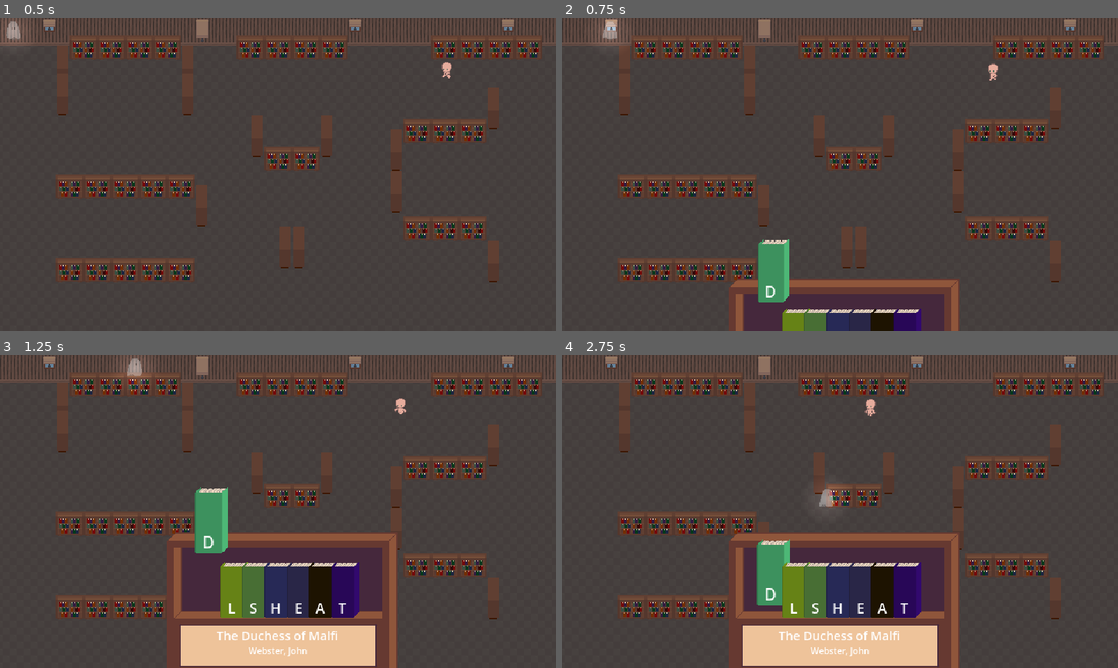
Above: before the commit, frames 1-4 (two rows, left to right).
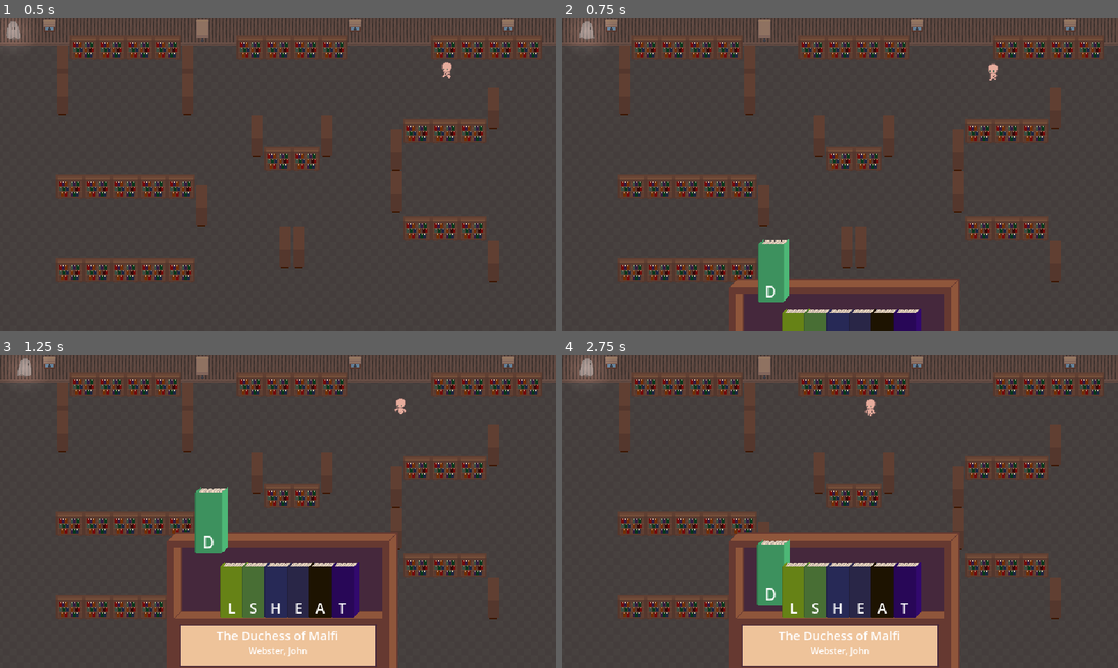
Above: after the commit, the same moments.

Repository: Akarui/GhostGame
Game: Godot game, scene res://scenes/root.tscn
The game is run twice, just before and just after one commit, with the same random seed, the same clock (stepped at 60 frames per second) and the same inputs. The engine's default icon, where the game draws it, is replaced by a stand-in: a white triangle on a blue panel in a dark square.
Inputs:
- Up to frame 1 (0.5 s): no input
- Up to frame 2 (0.75 s): tap Enter (select_book) at 0.5 s; hold D (move_right) from 0.53 s (still down); tap Space (open_shelf) at 0.6 s
- Up to frame 3 (1.25 s): keep holding D (move_right)
- Up to frame 4 (2.75 s): release D (move_right) at 1.28 s; hold S (move_down) 1.28-2.03 s; tap Space (open_shelf) at 1.35, 2.3 s; hold D (move_right) from 2.03 s (still down); tap Enter (select_book) at 2.1 s

Frame 1 is identical in both runs. In frame 2, 0.3% of the frame differs, in the area x 2-11%, y 0-9%; in frame 3, 0.4%, in the area x 2-27%, y 0-10%; in frame 4, 0.4%.

Commit message:
Add can move
Changes to scene load
Minor cleanup

Diff:
--- a/init_node.tscn
+++ /dev/null
@@ -1,192 +0,0 @@
-[gd_scene load_steps=28 format=3 uid="uid://bakbea0dyfdu7"]
-
-[ext_resource type="Texture2D" uid="uid://u7qhlb2a3lvd" path="res://art/character_assets/char_walk_idle_ghost.png" id="2_6tqt6"]
-[ext_resource type="Texture2D" uid="uid://dl4y6ufiao5ox" path="res://art/character_assets/char_walk_down_ghost-Sheet.png" id="3_lvpaa"]
-[ext_resource type="Texture2D" uid="uid://hf2k3um1rkw4" path="res://art/character_assets/char_walk_left_ghost-Sheet.png" id="4_vukj6"]
-[ext_resource type="Texture2D" uid="uid://ur8bypw8u5oo" path="res://art/character_assets/char_walk_right_ghost-Sheet.png" id="5_wdf3t"]
-[ext_resource type="Texture2D" uid="uid://cf0ljitpj0th7" path="res://art/character_assets/char_walk_up_ghost-Sheet.png" id="6_e0axb"]
-
-[sub_resource type="AtlasTexture" id="AtlasTexture_4pjj3"]
-atlas = ExtResource("2_6tqt6")
-region = Rect2(0, 0, 100, 100)
-
-[sub_resource type="AtlasTexture" id="AtlasTexture_y70ec"]
-atlas = ExtResource("2_6tqt6")
-region = Rect2(100, 0, 100, 100)
-
-[sub_resource type="AtlasTexture" id="AtlasTexture_rhlsu"]
-atlas = ExtResource("2_6tqt6")
-region = Rect2(200, 0, 100, 100)
-
-[sub_resource type="AtlasTexture" id="AtlasTexture_8e1g6"]
-atlas = ExtResource("2_6tqt6")
-region = Rect2(300, 0, 100, 100)
-
-[sub_resource type="AtlasTexture" id="AtlasTexture_x4qxw"]
-atlas = ExtResource("3_lvpaa")
-region = Rect2(0, 0, 100, 100)
-
-[sub_resource type="AtlasTexture" id="AtlasTexture_2rbf8"]
-atlas = ExtResource("3_lvpaa")
-region = Rect2(100, 0, 100, 100)
-
-[sub_resource type="AtlasTexture" id="AtlasTexture_3m4p6"]
-atlas = ExtResource("3_lvpaa")
-region = Rect2(200, 0, 100, 100)
-
-[sub_resource type="AtlasTexture" id="AtlasTexture_w38hw"]
-atlas = ExtResource("3_lvpaa")
-region = Rect2(300, 0, 100, 100)
-
-[sub_resource type="AtlasTexture" id="AtlasTexture_ivyxo"]
-atlas = ExtResource("4_vukj6")
-region = Rect2(0, 0, 100, 100)
-
-[sub_resource type="AtlasTexture" id="AtlasTexture_w371s"]
-atlas = ExtResource("4_vukj6")
-region = Rect2(100, 0, 100, 100)
-
-[sub_resource type="AtlasTexture" id="AtlasTexture_nf8o8"]
-atlas = ExtResource("4_vukj6")
-region = Rect2(200, 0, 100, 100)
-
-[sub_resource type="AtlasTexture" id="AtlasTexture_uef4q"]
-atlas = ExtResource("4_vukj6")
-region = Rect2(300, 0, 100, 100)
-
-[sub_resource type="AtlasTexture" id="AtlasTexture_1nw18"]
-atlas = ExtResource("5_wdf3t")
-region = Rect2(0, 0, 100, 100)
-
-[sub_resource type="AtlasTexture" id="AtlasTexture_jkh13"]
-atlas = ExtResource("5_wdf3t")
-region = Rect2(100, 0, 100, 100)
-
-[sub_resource type="AtlasTexture" id="AtlasTexture_5d4ur"]
-atlas = ExtResource("5_wdf3t")
-region = Rect2(200, 0, 100, 100)
-
-[sub_resource type="AtlasTexture" id="AtlasTexture_k1v6l"]
-atlas = ExtResource("5_wdf3t")
-region = Rect2(300, 0, 100, 100)
-
-[sub_resource type="AtlasTexture" id="AtlasTexture_wgn7q"]
-atlas = ExtResource("6_e0axb")
-region = Rect2(0, 0, 100, 100)
-
-[sub_resource type="AtlasTexture" id="AtlasTexture_wdiyn"]
-atlas = ExtResource("6_e0axb")
-region = Rect2(100, 0, 100, 100)
-
-[sub_resource type="AtlasTexture" id="AtlasTexture_rrvvx"]
-atlas = ExtResource("6_e0axb")
-region = Rect2(200, 0, 100, 100)
-
-[sub_resource type="AtlasTexture" id="AtlasTexture_qhcxn"]
-atlas = ExtResource("6_e0axb")
-region = Rect2(300, 0, 100, 100)
-
-[sub_resource type="SpriteFrames" id="SpriteFrames_q1eho"]
-animations = [{
-"frames": [{
-"duration": 1.0,
-"texture": SubResource("AtlasTexture_4pjj3")
-}, {
-"duration": 1.0,
-"texture": SubResource("AtlasTexture_y70ec")
-}, {
-"duration": 1.0,
-"texture": SubResource("AtlasTexture_rhlsu")
-}, {
-"duration": 1.0,
-"texture": SubResource("AtlasTexture_8e1g6")
-}],
-"loop": true,
-"name": &"idle",
-"speed": 5.0
-}, {
-"frames": [{
-"duration": 1.0,
-"texture": SubResource("AtlasTexture_x4qxw")
-}, {
-"duration": 1.0,
-"texture": SubResource("AtlasTexture_2rbf8")
-}, {
-"duration": 1.0,
-"texture": SubResource("AtlasTexture_3m4p6")
-}, {
-"duration": 1.0,
-"texture": SubResource("AtlasTexture_w38hw")
-}],
-"loop": true,
-"name": &"walk_down",
-"speed": 5.0
-}, {
-"frames": [{
-"duration": 1.0,
-"texture": SubResource("AtlasTexture_ivyxo")
-}, {
-"duration": 1.0,
-"texture": SubResource("AtlasTexture_w371s")
-}, {
-"duration": 1.0,
-"texture": SubResource("AtlasTexture_nf8o8")
-}, {
-"duration": 1.0,
-"texture": SubResource("AtlasTexture_uef4q")
-}],
-"loop": true,
-"name": &"walk_left",
-"speed": 5.0
-}, {
-"frames": [{
-"duration": 1.0,
-"texture": SubResource("AtlasTexture_1nw18")
-}, {
-"duration": 1.0,
-"texture": SubResource("AtlasTexture_jkh13")
-}, {
-"duration": 1.0,
-"texture": SubResource("AtlasTexture_5d4ur")
-}, {
-"duration": 1.0,
-"texture": SubResource("AtlasTexture_k1v6l")
-}],
-"loop": true,
-"name": &"walk_right",
-"speed": 5.0
-}, {
-"frames": [{
-"duration": 1.0,
-"texture": SubResource("AtlasTexture_wgn7q")
-}, {
-"duration": 1.0,
-"texture": SubResource("AtlasTexture_wdiyn")
-}, {
-"duration": 1.0,
-"texture": SubResource("AtlasTexture_rrvvx")
-}, {
-"duration": 1.0,
-"texture": SubResource("AtlasTexture_qhcxn")
-}],
-"loop": true,
-"name": &"walk_up",
-"speed": 5.0
-}]
-
-[sub_resource type="CircleShape2D" id="CircleShape2D_bxd37"]
-radius = 38.0132
-
-[node name="InitNode2" type="Node2D"]
-
-[node name="Player" type="Area2D" parent="."]
-
-[node name="AnimatedSprite2D" type="AnimatedSprite2D" parent="Player"]
-sprite_frames = SubResource("SpriteFrames_q1eho")
-animation = &"idle"
-
-[node name="CollisionShape2D" type="CollisionShape2D" parent="Player"]
-position = Vector2(-4, 6)
-shape = SubResource("CircleShape2D_bxd37")
-
-[connection signal="body_entered" from="Player" to="Player" method="_on_body_entered"]
--- a/scenes/root.tscn
+++ b/scenes/root.tscn
@@ -7,6 +7,8 @@
 [ext_resource type="Texture2D" uid="uid://c41epds6gch3p" path="res://art/set_piece_assets/messy_bookshelf_front.png" id="5_ujaf6"]
 [ext_resource type="Texture2D" uid="uid://byfiad5iceekg" path="res://art/set_piece_assets/bookshelf_sides.png" id="6_3c67u"]
 [ext_resource type="PackedScene" uid="uid://bij6vtgo5sr7f" path="res://scenes/shelf.tscn" id="7_poejy"]
+[ext_resource type="PackedScene" uid="uid://bk73ee6d1sbgg" path="res://scenes/player.tscn" id="8_b5omt"]
+[ext_resource type="PackedScene" uid="uid://dp7yl5n4hqxok" path="res://scenes/wanderer.tscn" id="9_ltw3n"]
 
 [sub_resource type="TileSetAtlasSource" id="TileSetAtlasSource_ivdjs"]
 texture = ExtResource("2_qwifs")
@@ -14340,4 +14342,8 @@
 layer_4/name = "furniture-top"
 layer_4/tile_data = PackedInt32Array(720897, 1179652, 33, 458753, 1179652, 32, 393217, 1179652, 31, 524289, 1179652, 33, 589825, 1179652, 31, 655361, 1179652, 32)
 
+[node name="Wanderer" parent="." instance=ExtResource("9_ltw3n")]
+
+[node name="Player" parent="." instance=ExtResource("8_b5omt")]
+
 [node name="Shelf" parent="." instance=ExtResource("7_poejy")]
--- a/scripts/Player.gd
+++ b/scripts/Player.gd
@@ -4,45 +4,50 @@
 @export var PLAYER_START_X = 100
 @export var PLAYER_START_Y = 100;
 var screen_size
+var can_move
 
 # Called when the node enters the scene tree for the first time.
 func _ready():
 	screen_size = get_viewport_rect().size
 	modulate.a8 = 98
+	can_move = true
 
 # Called every frame. 'delta' is the elapsed time since the previous frame.
 func _process(delta):
-	var velocity = Vector2.ZERO # The player's movement vector.
-	if Input.is_action_pressed("move_right"):
-		velocity.x += 1
-		velocity.y = 0
-	if Input.is_action_pressed("move_left"):
-		velocity.x -= 1
-		velocity.y = 0
-	if Input.is_action_pressed("move_down"):
-		velocity.y += 1
-		velocity.x = 0
-	if Input.is_action_pressed("move_up"):
-		velocity.y -= 1
-		velocity.x = 0
+	if can_move:
+		var velocity = Vector2.ZERO # The player's movement vector.
+		if Input.is_action_pressed("move_right"):
+			velocity.x += 1
+			velocity.y = 0
+		if Input.is_action_pressed("move_left"):
+			velocity.x -= 1
+			velocity.y = 0
+		if Input.is_action_pressed("move_down"):
+			velocity.y += 1
+			velocity.x = 0
+		if Input.is_action_pressed("move_up"):
+			velocity.y -= 1
+			velocity.x = 0
 
-	if velocity.length() > 0:
-		velocity = velocity.normalized() * speed
-		if (velocity.x > 0):
-			$AnimatedSprite2D.play("walk_right")
-		if (velocity.x < 0):
-			$AnimatedSprite2D.play("walk_left")
-		if (velocity.y < 0):
-			$AnimatedSprite2D.play("walk_up")
-		if (velocity.y > 0):
-			$AnimatedSprite2D.play("walk_down")
+		if velocity.length() > 0:
+			velocity = velocity.normalized() * speed
+			if (velocity.x > 0):
+				$AnimatedSprite2D.play("walk_right")
+			if (velocity.x < 0):
+				$AnimatedSprite2D.play("walk_left")
+			if (velocity.y < 0):
+				$AnimatedSprite2D.play("walk_up")
+			if (velocity.y > 0):
+				$AnimatedSprite2D.play("walk_down")
+		else:
+			$AnimatedSprite2D.play("idle")
+
+		position += velocity * delta
+
+		# Clamp can be adjusted as needed for sprite
+		position = position.clamp(Vector2(15,15), Vector2(screen_size.x - 15, screen_size.y - 15))
 	else:
-		$AnimatedSprite2D.play("idle")
-
-	position += velocity * delta
-
-	# Clamp can be adjusted as needed for sprite
-	position = position.clamp(Vector2(15,15), Vector2(screen_size.x - 15, screen_size.y - 15))
+		pass
 
 
 func _on_area_entered(area):
--- a/scripts/root.gd
+++ b/scripts/root.gd
@@ -3,6 +3,8 @@
 #@onready var shelf_viewport: SubViewport = $BookShelfCanvasLayer/SubViewportContainer/SubViewport
 #@onready var shelf: Node2D = $BookShelfCanvasLayer/SubViewportContainer/SubViewport/Shelf
 @onready var shelf: Node2D = $Shelf
+@onready var wanderer: Node2D = $Wanderer
+@onready var player: Node2D = $Player
 
 var shelf_scene = load("res://scenes/shelf.tscn")
 var wanderer_scene = load("res://scenes/wanderer.tscn")
@@ -13,13 +15,6 @@
 # Called when the node enters the scene tree for the first time.
 func _ready():
 	randomize()
-	var wanderer_instance = wanderer_scene.instantiate()
-	wanderer_instance.name = "wanderer"
-	add_child(wanderer_instance)
-
-	var player_instance = player_scene.instantiate()
-	player_instance.name = "player"
-	add_child(player_instance)
 
 # Called every frame. 'delta' is the elapsed time since the previous frame.
 func _process(delta):
@@ -27,6 +22,8 @@
 		if not shelf_mode:
 			shelf_mode = true
 			shelf.open()
+			player.can_move = false
+
 
 
 		#if shelf_viewport.get_child_count() > 0:
Not shown: 1 places in scenes/root.tscn that only renumber resources
